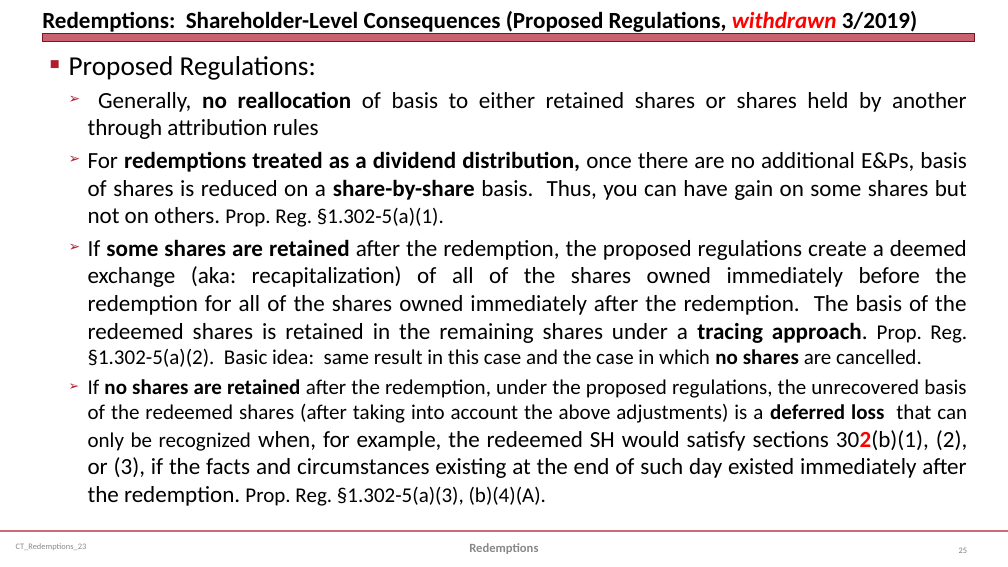
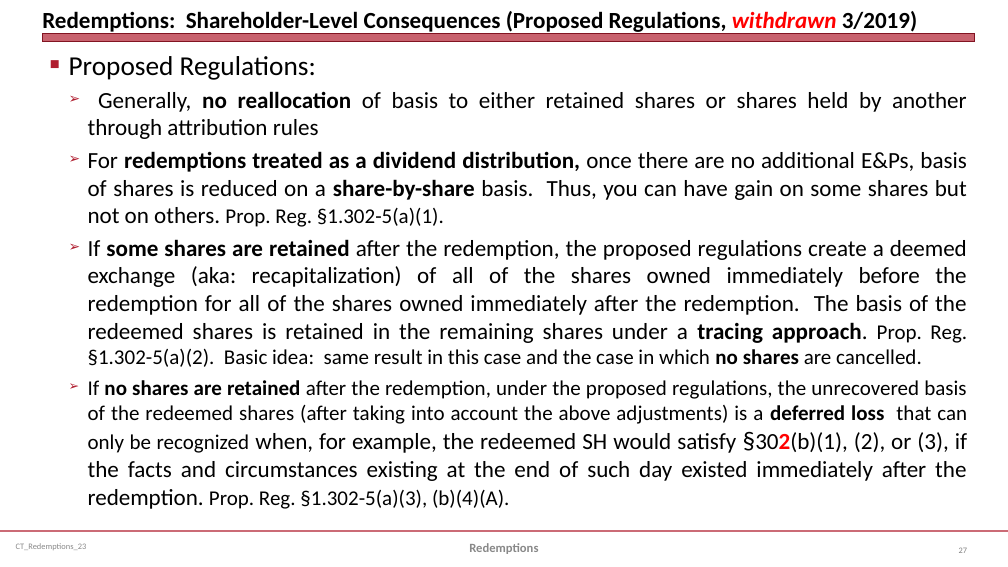
Before and after one commit to jmc877/Corporate-Tax, a slide deck: slide 27 of slides/CT_Redemptions_23.pptx (slide 25 before the commit). Drawn at 1008x567 pixels with LibreOffice and Linux fonts; fonts in the diff are those of the drawing. Boxes give left, top, right and bottom in pixels: in the first picture for what was removed or moved away, otherwise in the second. Text is boxed around its words. In the diff, an @@ line names an element or a change of style, - is before the commit and + after.

```diff
--- a/slides/CT_Redemptions_23.pptx
+++ b/slides/CT_Redemptions_23.pptx
@@ text at [88,380,967,509]: text changed @@
-  ➢ If no shares are retained after the redemption, under the proposed regulations, the unrecovered basis of the redeemed shares (after taking into account the above adjustments) is a deferred loss that can only be recognized when, for example, the redeemed SH would satisfy sections 302(b)(1), (2), or (3), if the facts and circumstances existing at the end of such day existed immediately after the redemption. Prop. Reg. §1.302-5(a)(3), (b)(4)(A).
+  ➢ If no shares are retained after the redemption, under the proposed regulations, the unrecovered basis of the redeemed shares (after taking into account the above adjustments) is a deferred loss that can only be recognized when, for example, the redeemed SH would satisfy §302(b)(1), (2), or (3), if the facts and circumstances existing at the end of such day existed immediately after the redemption. Prop. Reg. §1.302-5(a)(3), (b)(4)(A).
```
Also in this commit, not shown: 6 other slides changed, 11 slides added, 4 other files.
